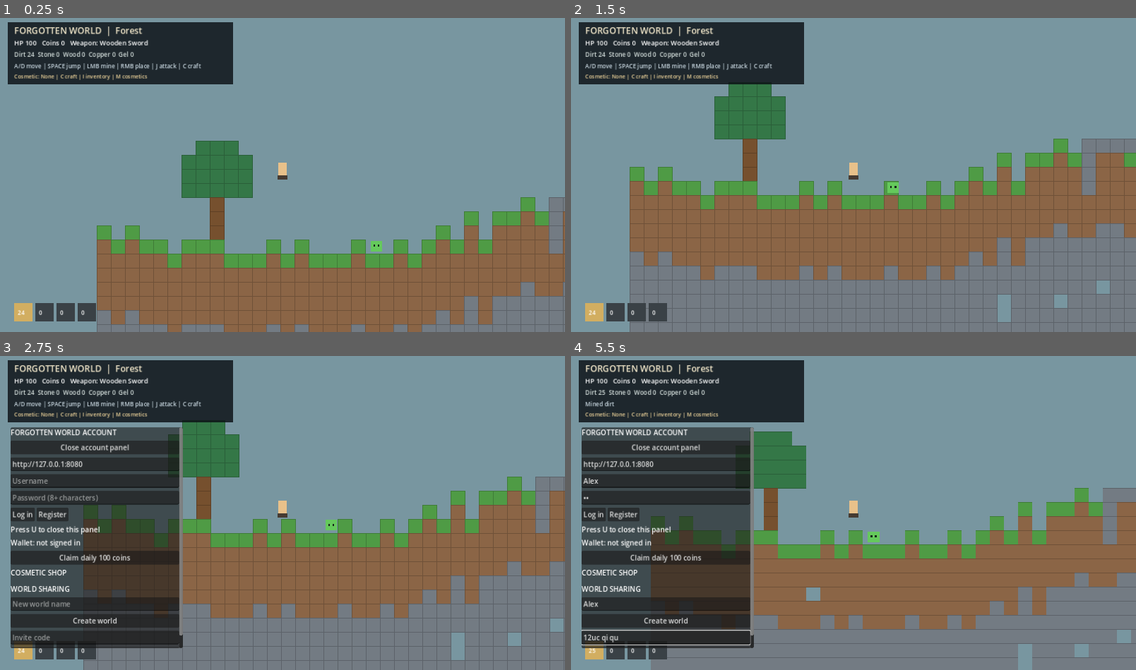
Above: before the commit, frames 1-4 (two rows, left to right).
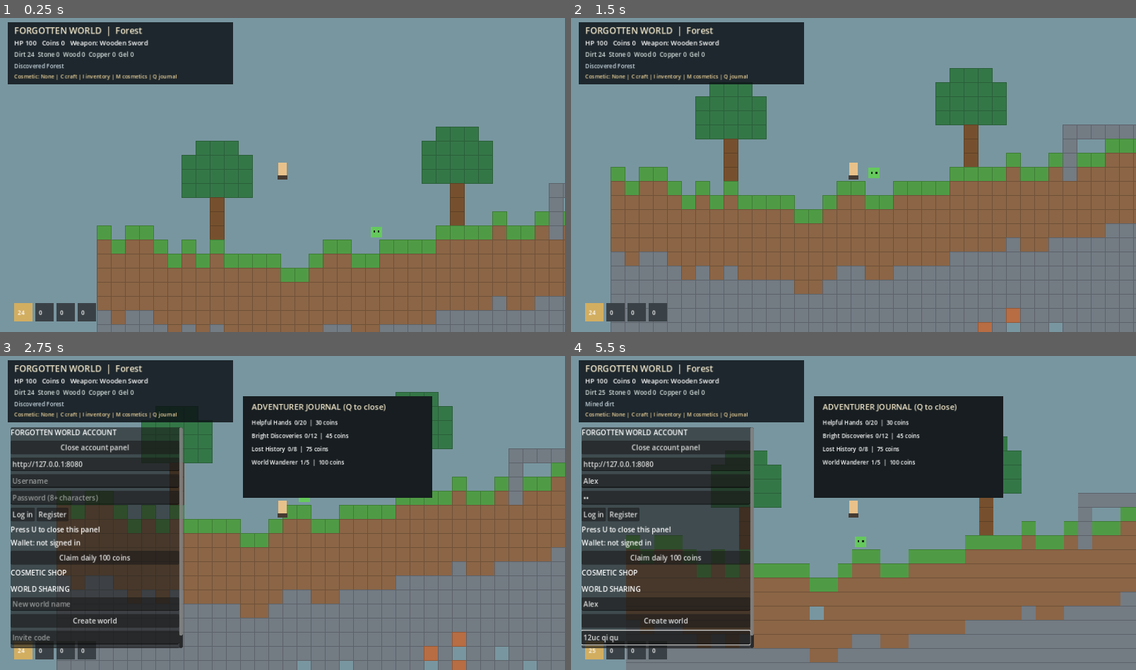
Above: after the commit, the same moments.

Repository: Jayden1337-10/Game
Game: Godot game, scene res://scenes/main.tscn
The game is run twice, just before and just after one commit, with the same random seed, the same clock (stepped at 60 frames per second) and the same inputs.
Inputs (mouse positions are in pixels of both pictures, inside the frame that each line leads up to):
- Up to frame 1 (0.25 s): no input
- Up to frame 2 (1.5 s): tap Enter at 0.5 s; move the mouse to (977, 156) at 0.52 s; hold Right (ui_right) 0.53-1.28 s; tap Q at 0.6, 1.35 s; click (977, 156) at 0.67 s; tap Space at 0.77 s; move the mouse to (740, 187) at 1.27 s; hold Left (ui_left) from 1.28 s (still down); click (740, 187) at 1.42 s
- Up to frame 3 (2.75 s): tap Space at 1.52 s; move the mouse to (339, 440) at 2.02 s; release Left (ui_left) at 2.03 s; hold Right (ui_right) from 2.03 s (still down); tap U at 2.1 s; click (339, 440) at 2.17 s; tap Q at 2.3 s
- Up to frame 4 (5.5 s): release Right (ui_right) at 2.75 s; click (667, 481) at 2.77 s; type "Alex" at 2.85 s; click (667, 497) at 3 s; type "12" at 3.08 s; click (667, 604) at 3.23 s; type "Alex" at 3.32 s; click (667, 638) at 3.52 s; type "12" at 3.6 s; tap U at 4.25, 5 s; move the mouse to (825, 575) at 4.27 s; hold Right (ui_right) 4.28-5.03 s; tap C at 4.35 s; click (825, 575) at 4.42 s; tap Space at 4.52, 5.27 s; tap Q at 4.55, 5.3 s; move the mouse to (1023, 560) at 5.02 s; hold Left (ui_left) from 5.03 s (still down); tap I at 5.1 s; click (1023, 560) at 5.17 s

The runs differ from the first frame. In frame 1, 8.0% of the frame differs, in the area x 2-100%, y 14-100%; in frame 2, 20%; in frame 3, 29%; in frame 4, 29%, in the area x 9-100%, y 12-100%.

Commit message:
Add expanded biomes, resources, exploration quests and journal

Diff:
--- a/game/scripts/main.gd
+++ b/game/scripts/main.gd
@@ -11,7 +11,7 @@
 var velocity := Vector2.ZERO
 var camera_offset := Vector2.ZERO
 var blocks: Dictionary = {}
-var inventory := {"grass": 0, "dirt": 24, "stone": 0, "wood": 0, "gel": 0, "copper": 0}
+var inventory := {"grass": 0, "dirt": 24, "stone": 0, "wood": 0, "gel": 0, "copper": 0, "crystal": 0, "ice": 0, "sand": 0, "relic": 0, "herb": 0}
 var equipment := {"weapon": "Wooden Sword", "head": "None", "chest": "Cloth Tunic", "legs": "None", "accessory": "None"}
 var recipes := {
     "Wooden Sword": {"wood": 8},
@@ -36,6 +36,16 @@
 var show_crafting := false
 var show_inventory := false
 var show_cosmetics := false
+var show_quests := false
+var visited_biomes: Dictionary = {}
+var quest_progress := {"wood": 0, "crystal": 0, "relic": 0, "biomes": 0}
+var quest_claimed: Dictionary = {}
+var quest_definitions := {
+    "woodcutter": {"label": "Helpful Hands", "goal": "wood", "target": 20, "reward": 30, "description": "Gather 20 wood"},
+    "crystal_seeker": {"label": "Bright Discoveries", "goal": "crystal", "target": 12, "reward": 45, "description": "Gather 12 crystals"},
+    "relic_hunter": {"label": "Lost History", "goal": "relic", "target": 8, "reward": 75, "description": "Find 8 ancient relics"},
+    "wanderer": {"label": "World Wanderer", "goal": "biomes", "target": 5, "reward": 100, "description": "Visit 5 different biomes"}
+}
 var owned_cosmetics := ["None"]
 var equipped_cosmetic := "None"
 var account_owned_cosmetics: Array = []
@@ -65,23 +75,70 @@
     rng.seed = world_seed
     for x in range(WORLD_WIDTH):
         var surface_y := 13 + int(round(sin(float(x) * 0.12) * 2.0 + rng.randf_range(-1.0, 1.0)))
+        var region := _biome_for_x(x)
         for y in range(surface_y, WORLD_HEIGHT):
-            var kind := "grass" if y == surface_y else ("dirt" if y < surface_y + 6 else "stone")
-            if y > surface_y + 8 and rng.randf() < 0.035:
+            var depth := y - surface_y
+            var kind := "grass" if depth == 0 else ("dirt" if depth < 6 else "stone")
+            if region == "Mushroom Fields" and depth == 0:
+                kind = "mushroom_soil"
+            elif region == "Crystal Caverns" and depth > 5:
+                kind = "crystal_stone" if rng.randf() < 0.22 else "stone"
+            elif region == "Frostreach" and depth == 0:
+                kind = "ice"
+            elif region == "Ashlands" and depth == 0:
+                kind = "ash"
+            elif region == "Sunken Ruins" and depth == 0:
+                kind = "sand"
+            if depth > 8 and rng.randf() < 0.025:
                 continue
-            if y > surface_y + 9 and y < surface_y + 28 and rng.randf() < 0.018:
+            if depth > 9 and depth < 30 and rng.randf() < 0.018:
                 kind = "copper"
-            if x > 280 and y == surface_y:
-                kind = "ash"
+            if region == "Crystal Caverns" and depth > 7 and rng.randf() < 0.035:
+                kind = "crystal"
+            if region == "Sunken Ruins" and depth > 3 and rng.randf() < 0.012:
+                kind = "relic"
+            if region == "Mushroom Fields" and depth == 1 and rng.randf() < 0.025:
+                kind = "herb"
             blocks[Vector2i(x, y)] = kind
         blocks[Vector2i(x, WORLD_HEIGHT - 1)] = "stone"
-        if x % 37 == 8:
+        if region == "Forest" and x % 17 == 8:
             _make_tree(x, surface_y - 1)
-        if x >= 140 and x < 280 and x % 19 == 4:
+        elif region == "Mushroom Fields" and x % 19 == 4:
             blocks[Vector2i(x, surface_y - 1)] = "mushroom"
             blocks[Vector2i(x, surface_y - 2)] = "mushroom_cap"
+        elif region == "Crystal Caverns" and x % 13 == 5:
+            _make_crystal_cluster(x, surface_y - 1)
+        elif region == "Frostreach" and x % 21 == 7:
+            _make_frost_tree(x, surface_y - 1)
+        elif region == "Sunken Ruins" and x % 23 == 9:
+            _make_ruin(x, surface_y - 1)
         if x % 91 == 35:
             _make_ruin(x, surface_y - 1)
+
+func _biome_for_x(region: int) -> String:
+    if region < 70:
+        return "Forest"
+    if region < 140:
+        return "Mushroom Fields"
+    if region < 210:
+        return "Crystal Caverns"
+    if region < 280:
+        return "Frostreach"
+    if region < 350:
+        return "Ashlands"
+    return "Sunken Ruins"
+
+func _make_crystal_cluster(x: int, y: int) -> void:
+    for offset in range(3):
+        blocks[Vector2i(x + offset - 1, y - offset)] = "crystal"
+
+func _make_frost_tree(x: int, y: int) -> void:
+    for h in range(5):
+        blocks[Vector2i(x, y - h)] = "ice"
+    for dx in range(-2, 3):
+        for dy in range(-5, -2):
+            if abs(dx) + abs(dy + 4) < 4:
+                blocks[Vector2i(x + dx, y + dy)] = "snow"
 
 func _make_tree(x: int, y: int) -> void:
     for h in range(4):
@@ -104,7 +161,13 @@
     for i in range(28):
         var x := rng.randi_range(8, WORLD_WIDTH - 8)
         var ground := _surface_at(x)
-        var enemy_kind := "Slime" if x < 140 else ("Fungus" if x < 280 else "Ash Slime")
+        var region := _biome_for_x(x)
+        var enemy_kind := "Slime"
+        if region == "Mushroom Fields": enemy_kind = "Fungus"
+        elif region == "Crystal Caverns": enemy_kind = "Crystal Mote"
+        elif region == "Frostreach": enemy_kind = "Frost Wisp"
+        elif region == "Ashlands": enemy_kind = "Ash Slime"
+        elif region == "Sunken Ruins": enemy_kind = "Sand Beetle"
         enemies.append({"pos": Vector2(x * TILE, ground * TILE - 18), "hp": 35, "speed": rng.randf_range(25.0, 55.0), "kind": enemy_kind})
 
 func _surface_at(x: int) -> int:
@@ -140,7 +203,13 @@
             remote_player_seen.erase(remote_id)
     _update_enemies(delta)
     var region := int(player_pos.x / TILE)
-    biome = "Forest" if region < 140 else ("Mushroom Fields" if region < 280 else "Ashlands")
+    biome = _biome_for_x(region)
+    if not visited_biomes.has(biome):
+        _record_biome_visit(biome)
+    var current_biome := _biome_for_x(int(player_pos.x / TILE))
+    if biome != current_biome:
+        biome = current_biome
+        _record_biome_visit(biome)
     queue_redraw()
 
 func _on_world_event(event_data: Dictionary) -> void:
@@ -181,6 +250,7 @@
         if event.keycode == KEY_C: show_crafting = not show_crafting
         if event.keycode == KEY_I: show_inventory = not show_inventory
         if event.keycode == KEY_M: show_cosmetics = not show_cosmetics
+        if event.keycode == KEY_Q: show_quests = not show_quests
         if show_crafting and event.keycode >= KEY_1 and event.keycode <= KEY_9 and event.keycode - KEY_1 < craft_names.size():
             _craft(craft_names[event.keycode - KEY_1])
         if show_cosmetics and event.keycode >= KEY_1 and event.keycode <= KEY_3:
@@ -198,6 +268,7 @@
                 var kind: String = blocks[cell]
                 blocks.erase(cell)
                 inventory[kind] = inventory.get(kind, 0) + 1
+                _record_gather(kind)
                 if kind == "wood": coins += 1
                 var account_ui = get_node_or_null("AccountUI")
                 if account_ui != null:
@@ -307,6 +378,14 @@
             elif kind == "ash": color = Color("#655d68")
             elif kind == "mushroom": color = Color("#d6c3a0")
             elif kind == "mushroom_cap": color = Color("#9a5ca7")
+            elif kind == "mushroom_soil": color = Color("#667b62")
+            elif kind == "crystal": color = Color("#65d5e8")
+            elif kind == "crystal_stone": color = Color("#526c82")
+            elif kind == "ice": color = Color("#b8dce8")
+            elif kind == "snow": color = Color("#e1edf0")
+            elif kind == "sand": color = Color("#d4bb78")
+            elif kind == "relic": color = Color("#d7a94e")
+            elif kind == "herb": color = Color("#83b96c")
             if cell.x >= 140 and cell.x < 280 and kind == "grass": color = Color("#739b70")
             if cell.x >= 280 and kind == "grass": color = Color("#a27b62")
             var rect := Rect2(Vector2(cell * TILE) - camera_offset, Vector2(TILE, TILE))
@@ -318,7 +397,12 @@
         draw_string(ThemeDB.fallback_font, remote_pos + Vector2(-28, -30), "Guest", HORIZONTAL_ALIGNMENT_LEFT, 60, 10, Color.WHITE)
     for enemy in enemies:
         var ep: Vector2 = enemy["pos"] - camera_offset
-        var enemy_color := Color("#65c95c") if enemy["kind"] == "Slime" else (Color("#b28ad1") if enemy["kind"] == "Fungus" else Color("#b76d55"))
+        var enemy_color := Color("#65c95c")
+        if enemy["kind"] == "Fungus": enemy_color = Color("#b28ad1")
+        elif enemy["kind"] == "Ash Slime": enemy_color = Color("#b76d55")
+        elif enemy["kind"] == "Crystal Mote": enemy_color = Color("#69d7e8")
+        elif enemy["kind"] == "Frost Wisp": enemy_color = Color("#c5efff")
+        elif enemy["kind"] == "Sand Beetle": enemy_color = Color("#c99c55")
         draw_rect(Rect2(ep - Vector2(13, 12), Vector2(26, 24)), enemy_color)
         draw_rect(Rect2(ep - Vector2(7, 3), Vector2(4, 4)), Color("#17251b"))
         draw_rect(Rect2(ep + Vector2(3, -3), Vector2(4, 4)), Color("#17251b"))
@@ -337,7 +421,7 @@
     draw_string(ThemeDB.fallback_font, Vector2(32, 70), "HP %d   Coins %d   Weapon: %s" % [player_health, coins, equipment["weapon"]], HORIZONTAL_ALIGNMENT_LEFT, -1, 15, Color.WHITE)
     draw_string(ThemeDB.fallback_font, Vector2(32, 96), "Dirt %d  Stone %d  Wood %d  Copper %d  Gel %d" % [inventory.dirt, inventory.stone, inventory.wood, inventory.copper, inventory.gel], HORIZONTAL_ALIGNMENT_LEFT, -1, 14, Color("#d5dfdc"))
     draw_string(ThemeDB.fallback_font, Vector2(32, 122), status_text, HORIZONTAL_ALIGNMENT_LEFT, -1, 13, Color("#c8d6df"))
-    draw_string(ThemeDB.fallback_font, Vector2(32, 145), "Cosmetic: " + visual_cosmetic + " | C craft | I inventory | M cosmetics", HORIZONTAL_ALIGNMENT_LEFT, -1, 12, Color("#f0d59b"))
+    draw_string(ThemeDB.fallback_font, Vector2(32, 145), "Cosmetic: " + visual_cosmetic + " | C craft | I inventory | M cosmetics | Q journal", HORIZONTAL_ALIGNMENT_LEFT, -1, 12, Color("#f0d59b"))
     for i in range(hotbar.size()):
         var x := 32 + i * 48
         draw_rect(Rect2(Vector2(x, view.y - 66), Vector2(42, 42)), Color("#3a4146") if i != selected_slot else Color("#d2ae61"))
@@ -357,6 +441,19 @@
         draw_string(ThemeDB.fallback_font, Vector2(570, 250), "4 Forest Cape: buy (35 coins)", HORIZONTAL_ALIGNMENT_LEFT, -1, 13, Color("#d6c18d"))
         draw_string(ThemeDB.fallback_font, Vector2(570, 276), "5 Royal Crown: buy (90 coins)", HORIZONTAL_ALIGNMENT_LEFT, -1, 13, Color("#d6c18d"))
         draw_string(ThemeDB.fallback_font, Vector2(570, 302), "6 Slime Buddy: buy (70 coins)", HORIZONTAL_ALIGNMENT_LEFT, -1, 13, Color("#d6c18d"))
+    if show_quests:
+        draw_rect(Rect2(Vector2(550, 100), Vector2(430, 230)), Color("#171d20"))
+        draw_string(ThemeDB.fallback_font, Vector2(570, 130), "ADVENTURER JOURNAL (Q to close)", HORIZONTAL_ALIGNMENT_LEFT, -1, 18, Color("#f2e7ca"))
+        var quest_y := 164
+        for quest_id in quest_definitions:
+            var quest: Dictionary = quest_definitions[quest_id]
+            var goal: String = str(quest["goal"])
+            var current := int(quest_progress.get(goal, 0))
+            var target := int(quest["target"])
+            var line := "%s  %d/%d  |  %d coins" % [quest["label"], mini(current, target), target, quest["reward"]]
+            if quest_claimed.get(quest_id, false): line += "  COMPLETE"
+            draw_string(ThemeDB.fallback_font, Vector2(570, quest_y), line, HORIZONTAL_ALIGNMENT_LEFT, -1, 13, Color("#d6c18d") if quest_claimed.get(quest_id, false) else Color.WHITE)
+            quest_y += 30
     if show_inventory:
         draw_rect(Rect2(Vector2(550, 360), Vector2(360, 150)), Color("#171d20"))
         draw_string(ThemeDB.fallback_font, Vector2(570, 390), "EQUIPMENT", HORIZONTAL_ALIGNMENT_LEFT, -1, 18, Color("#f2e7ca"))
@@ -364,6 +461,37 @@
         draw_string(ThemeDB.fallback_font, Vector2(570, 446), "Head: " + equipment["head"] + " | Chest: " + equipment["chest"], HORIZONTAL_ALIGNMENT_LEFT, -1, 14, Color.WHITE)
         draw_string(ThemeDB.fallback_font, Vector2(570, 472), "Legs: " + equipment["legs"] + " | Accessory: " + equipment["accessory"], HORIZONTAL_ALIGNMENT_LEFT, -1, 14, Color.WHITE)
 
+
+
+
+func _record_gather(kind: String) -> void:
+    var quest_key := ""
+    if kind == "wood": quest_key = "wood"
+    elif kind == "crystal": quest_key = "crystal"
+    elif kind == "relic": quest_key = "relic"
+    if quest_key.is_empty():
+        return
+    quest_progress[quest_key] = int(quest_progress.get(quest_key, 0)) + 1
+    _check_quest_rewards()
+
+func _record_biome_visit(name: String) -> void:
+    if visited_biomes.has(name):
+        return
+    visited_biomes[name] = true
+    quest_progress["biomes"] = visited_biomes.size()
+    status_text = "Discovered " + name
+    _check_quest_rewards()
+
+func _check_quest_rewards() -> void:
+    for quest_id in quest_definitions:
+        if quest_claimed.get(quest_id, false):
+            continue
+        var quest: Dictionary = quest_definitions[quest_id]
+        var goal: String = str(quest["goal"])
+        if int(quest_progress.get(goal, 0)) >= int(quest["target"]):
+            quest_claimed[quest_id] = true
+            coins += int(quest["reward"])
+            status_text = "Journal complete: " + str(quest["label"]) + " (+" + str(quest["reward"]) + " coins)"
 
 func _notification(what: int) -> void:
     if what == NOTIFICATION_WM_CLOSE_REQUEST:
@@ -388,6 +516,9 @@
         "equipment": equipment,
         "owned_cosmetics": owned_cosmetics,
         "equipped_cosmetic": equipped_cosmetic,
+        "quest_progress": quest_progress,
+        "quest_claimed": quest_claimed,
+        "visited_biomes": visited_biomes,
         "blocks": saved_blocks,
         "enemies": saved_enemies
     }
@@ -429,6 +560,9 @@
     equipment = data.get("equipment", equipment)
     owned_cosmetics = data.get("owned_cosmetics", ["None"])
     equipped_cosmetic = str(data.get("equipped_cosmetic", "None"))
+    quest_progress = data.get("quest_progress", quest_progress)
+    quest_claimed = data.get("quest_claimed", quest_claimed)
+    visited_biomes = data.get("visited_biomes", visited_biomes)
     enemies.clear()
     for entry in data.get("enemies", []):
         if entry is Dictionary:
